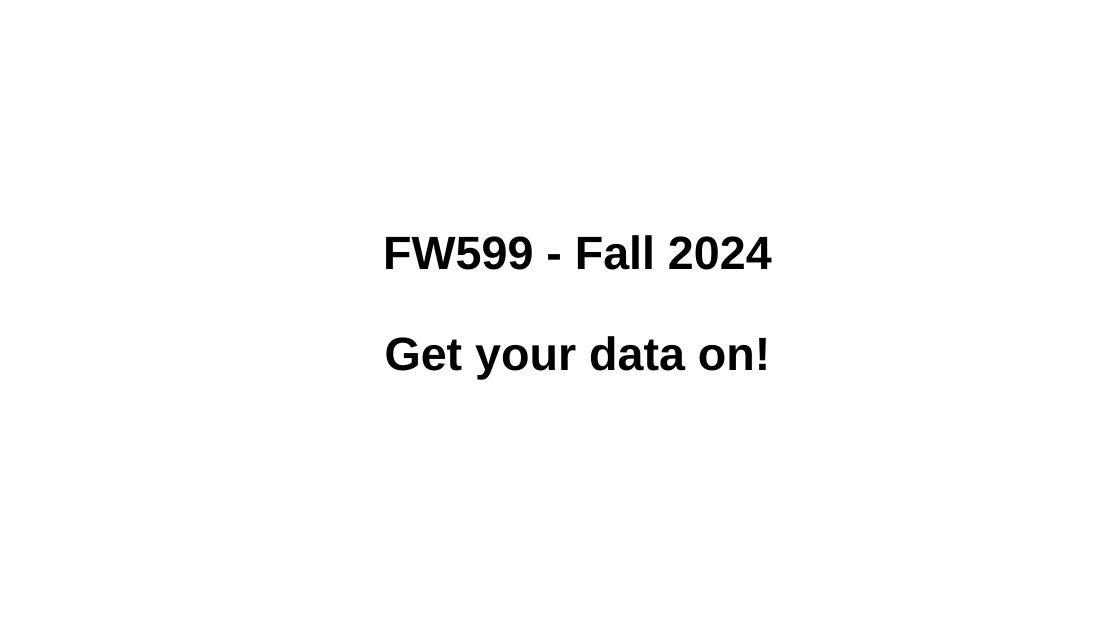
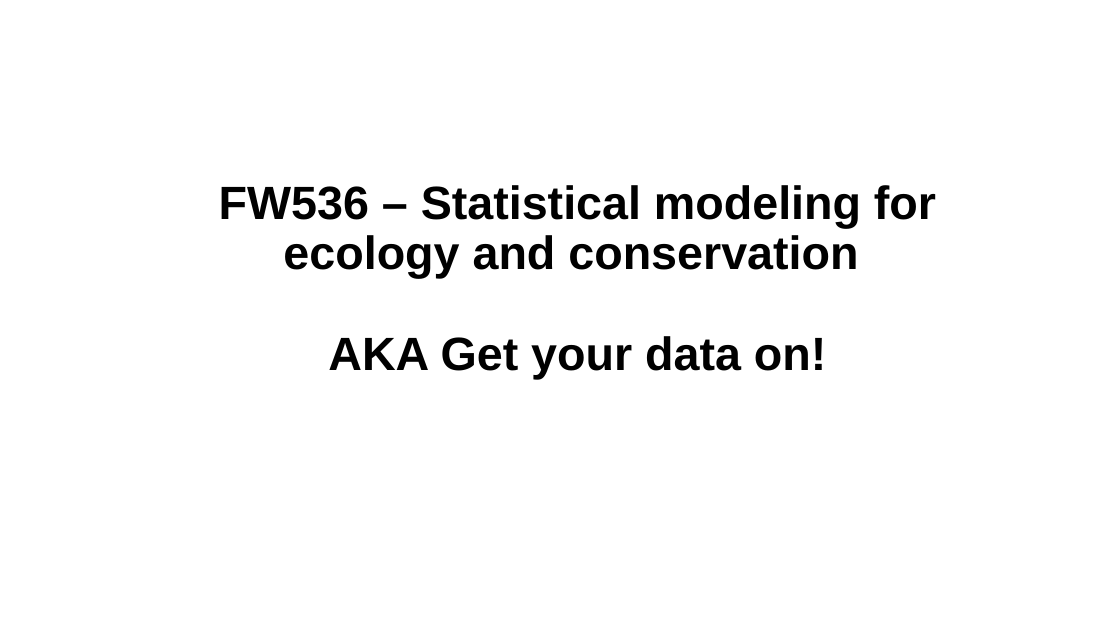
Before and after one commit to taaltree/FW536, a slide deck: slide 1 of Day1_Probability/FW536_Day1_Morning_intro to probability_nosoln_accessible.pptx. Drawn at 1120x630 pixels with LibreOffice and Linux fonts; fonts in the diff are those of the drawing. Boxes give left, top, right and bottom in pixels: in the first picture for what was removed or moved away, otherwise in the second. Text is boxed around its words. In the diff, an @@ line names an element or a change of style, - is before the commit and + after.

```diff
--- a/Day1_Probability/FW536_Day1_Morning_intro to probability_nosoln_accessible.pptx
+++ b/Day1_Probability/FW536_Day1_Morning_intro to probability_nosoln_accessible.pptx
@@ title at bbox=[219, 185, 936, 379]: text changed @@
-FW599 - Fall 2024
-Get your data on!
+FW536 – Statistical modeling for ecology and conservation
+AKA Get your data on!
```
Also in this commit, not shown: 17 other files.
